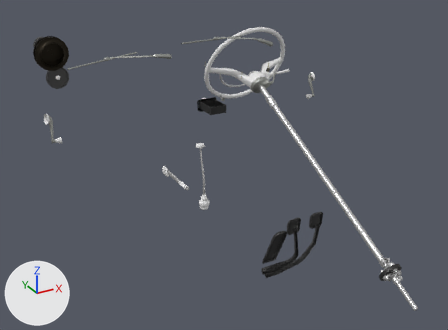
Renders of the COLLADA model bug/vehicles/bug/components/common/Bug.Props.dae from each side of a commit.
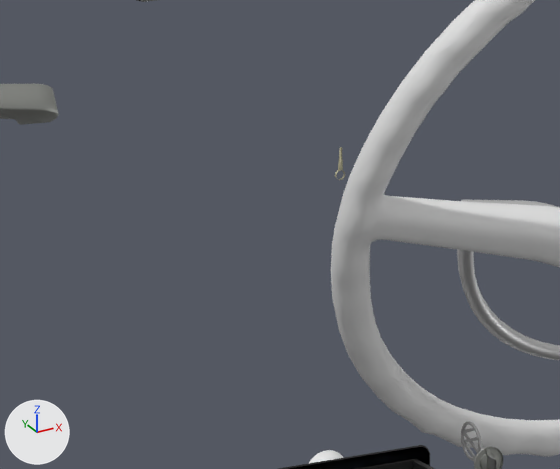
The first picture shows the older version from a 50 mm camera at (-1.01, -2.52, 1.58) aimed at (0.29, -0.15, 0.39). The close-ups show the older and then the newer version on the part from 37% to 52% of the width and 13% to 30% of the height of that picture. Only the edits that show in the close-ups are written down. Arrows for +X, +Y and +Z are at lower left; the lights stay in place. Where no turn or scale is listed for an object, it has been applied to the vertices.

Script lines for the objects in view, before the commit:
```python
ob_dashboard_ashtray_prop = bpy.data.objects.new('dashboard_ashtray_prop', me_doorsill_a_006)
ob_dashboard_ashtray_prop.location = (0.0001, -0.5472, 0.8645)
ob_ignition_key = bpy.data.objects.new('ignition_key', me_doorsill_a_001)
ob_ignition_key.location = (0.0709, -0.5464, 0.8599)
ob_steeringwheel = bpy.data.objects.new('steeringwheel', me_steeringwheel_white)
ob_steeringwheel.location = (0.2672, -0.4863, 0.8758)
# also in view: 'wiper_R' at (-0.34, -0.59, 1.07)
```
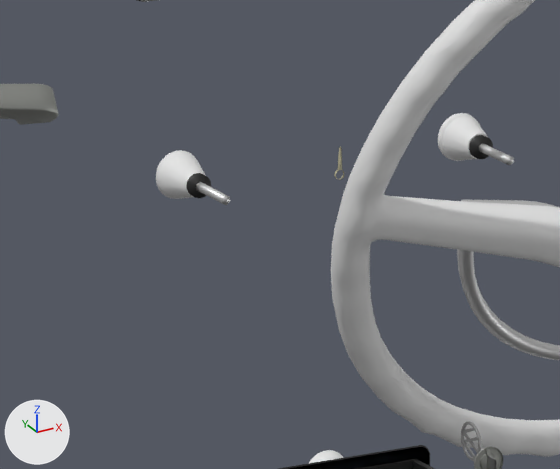
Location of each change, [x1, y1, x2, y2] in pixels of the close-ups (560 x 469 px):
'controls_dashboard_wiper_knob', added
    after: [156, 150, 230, 205]
    faces in mat_bug_interior_theme (its picture is missing): [156, 150, 206, 199]
    faces in mat_bug_rubber (black #242424): [186, 173, 211, 198]
    faces in mat_bug_interior_aluminum (light grey #dbdbdb): [196, 182, 230, 205]
'controls_dashboard_light_knob', added
    after: [438, 113, 514, 165]
    faces in mat_bug_interior_theme (its picture is missing): [438, 113, 488, 161]
    faces in mat_bug_rubber (black #242424): [469, 135, 493, 160]
    faces in mat_bug_interior_aluminum (light grey #dbdbdb): [479, 143, 514, 165]

Diff of the bpy script that builds the scene:
```diff
--- a/bug/vehicles/bug/components/common/Bug.Props.dae.py
+++ b/bug/vehicles/bug/components/common/Bug.Props.dae.py
@@ me_doorsill_a_021 @@
+me_doorsill_a_021.from_pydata(...)  # 338 vertices, 649 faces; spans x -0.0107..0.0106, y -0.0481..0.0, z -0.0106..0.0106
+# faces by material slot: [16, 37, 596]
+me_doorsill_a_021.materials.append(mat_bug_interior_aluminum)  # light grey #dbdbdb
+me_doorsill_a_021.materials.append(mat_bug_rubber)  # black #242424
+me_doorsill_a_021.materials.append(mat_bug_interior_theme)  # its picture is missing
@@ me_doorsill_a_002 @@
+me_doorsill_a_002.from_pydata(...)  # 337 vertices, 629 faces; spans x -0.0106..0.0107, y -0.0449..0.0112, z -0.0104..0.0108
+# faces by material slot: [16, 37, 576]
+me_doorsill_a_002.materials.append(mat_bug_interior_aluminum)  # light grey #dbdbdb
+me_doorsill_a_002.materials.append(mat_bug_rubber)  # black #242424
+me_doorsill_a_002.materials.append(mat_bug_interior_theme)  # its picture is missing
@@ ob_controls_dashboard_light_knob @@
+ob_controls_dashboard_light_knob = bpy.data.objects.new('controls_dashboard_light_knob', me_doorsill_a_021)
+ob_controls_dashboard_light_knob.location = (0.0689, -0.5211, 1.0044)
@@ ob_controls_dashboard_wiper_knob @@
+ob_controls_dashboard_wiper_knob = bpy.data.objects.new('controls_dashboard_wiper_knob', me_doorsill_a_002)
+ob_controls_dashboard_wiper_knob.location = (-0.0689, -0.5243, 1.0041)
```
